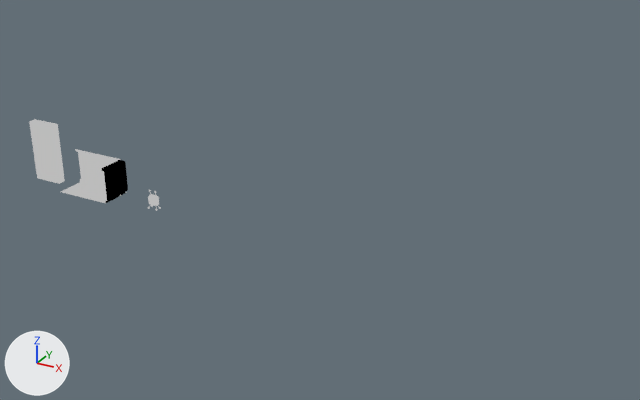
The Blender file Models/RoomAssets.blend as it was, and as the next commit left it.
One viewpoint serves both versions: a camera (50 mm lens) standing at (37.2, -39.2, 22.6) and looking at (15.0, 1.2, 2.4). Arrows for +X, +Y and +Z are at lower left; the lights stay in place.
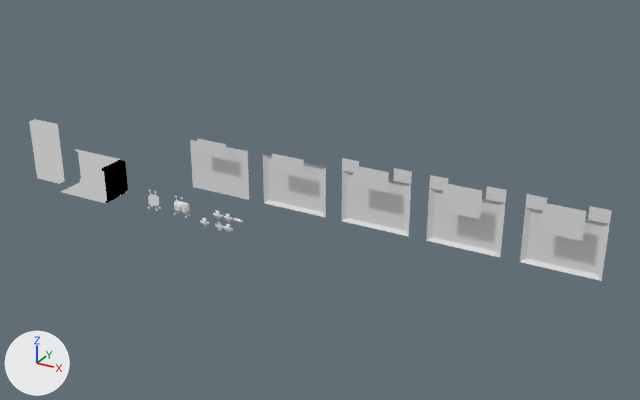
Changed parts and their boxes (x1, y1, x2, y2) in the pictures (640 x 400 px):
'Plane.010', added: after (520, 194, 612, 281)
'Plane.009', added: after (426, 175, 507, 257)
'Plane.008', added: after (342, 158, 412, 237)
'Plane.007', added: after (263, 153, 326, 217)
'Plane.006', added: after (190, 139, 249, 200)
'Cube.004', added: after (174, 196, 190, 218)
'Cube.005', added: after (200, 218, 210, 228)
'Cube.007', added: after (223, 224, 233, 234)
'Cube.009', added: after (213, 210, 223, 220)
'Cube.008', added: after (223, 213, 233, 223)
'Cube.006', added: after (215, 221, 224, 231)

The change, as a diff of the scene's bpy script:
```diff
--- a/Models/RoomAssets.blend.py
+++ b/Models/RoomAssets.blend.py
@@ me_cube_005 @@
+me_cube_005.from_pydata([(-0.1, -0.29, -0.3), (-0.1, -0.3, 0.3), (0.1, -0.3, 0.3), (0.1, -0.3, -0.3), (-0.1, -0.297, 0.1), (-0.1, -0.293, -0.1), (0.1, -0.3, 0.1), (0.1, -0.3, -0.1), (-0.3, -0.297, 0.1), (-0.3, -0.293, -0.1), (0.3, -0.3, 0.1), (0.3, -0.3, -0.1)], [], [(5, 0, 3, 7), (1, 4, 6, 2), (4, 5, 7, 6), (6, 7, 11, 10), (5, 4, 8, 9)])
+me_cube_005.polygons.foreach_set('use_smooth', [True] * 5)
+me_cube_005.materials.append(mat_justgradient)  # its picture is missing
@@ me_plane_007 @@
+me_plane_007.from_pydata([(-2.0, 0.0, 0.0), (2.0, 0.0, 0.0), (-2.0, 0.0, 3.0), (2.0, 0.0, 3.0), (-1.0, -0.65, 2.55), (1.0, -0.65, 2.55), (-1.0, -0.65, 3.45), (1.0, -0.65, 3.45), (-1.72, 0.12, 2.78), (-1.72, 0.12, 0.22), (1.72, 0.12, 0.22), (1.72, 0.12, 2.78)], [], [(9, 10, 11, 8), (4, 5, 7, 6), (9, 8, 2, 0), (10, 9, 0, 1), (11, 10, 1, 3), (8, 11, 3, 2)])
+me_plane_007.materials.append(mat_justgradient)  # its picture is missing
@@ me_plane_006 @@
+me_plane_006.from_pydata([(-2.0, 0.0, 0.0), (2.0, 0.0, 0.0), (-2.0, 0.0, 3.0), (2.0, 0.0, 3.0), (-1.0, -0.65, 2.55), (1.0, -0.65, 2.55), (-1.0, -0.65, 3.45), (1.0, -0.65, 3.45)], [], [(0, 1, 3, 2), (4, 5, 7, 6)])
+me_plane_006.materials.append(mat_justgradient)  # its picture is missing
@@ ob_cube_009 @@
+ob_cube_009 = bpy.data.objects.new('Cube.009', me_cube_008)  # 25 vertices, 22 faces; spans x -0.33..0.3, y -0.4..-0.3, z -0.3..0.33; in mat_justgradient (its picture is missing)
+ob_cube_009.location = (9.0, 0.0, 0.7)
@@ ob_cube_008 @@
+ob_cube_008 = bpy.data.objects.new('Cube.008', me_cube_007)  # 25 vertices, 22 faces; spans x -0.299..0.3, y -0.395..-0.3, z -0.3..0.299; in mat_justgradient (its picture is missing)
+ob_cube_008.location = (9.7, 0.0, 0.7)
@@ ob_cube_007 @@
+ob_cube_007 = bpy.data.objects.new('Cube.007', me_cube_006)  # 24 vertices, 22 faces; spans x -0.33..0.3, y -0.4..-0.3, z -0.3..0.33; in mat_justgradient (its picture is missing)
+ob_cube_007.location = (9.7, 0.0, 0.0)
@@ ob_cube_006 @@
+ob_cube_006 = bpy.data.objects.new('Cube.006', me_cube_005)
+ob_cube_006.location = (9.0, 0.0, 0.0)
@@ ob_cube_005 @@
+ob_cube_005 = bpy.data.objects.new('Cube.005', me_cube_004)  # 24 vertices, 22 faces; spans x -0.33..0.3, y -0.4..-0.3, z -0.3..0.33; in mat_justgradient (its picture is missing)
+ob_cube_005.location = (8.0, 0.0, 0.0)
@@ ob_cube_004 @@
+ob_cube_004 = bpy.data.objects.new('Cube.004', me_cube_003)  # 523 vertices, 426 faces; spans x -0.369..0.67, y -0.397..0.113, z -0.03..1.234; in mat_justgradient (its picture is missing)
+ob_cube_004.location = (6.0, 0.0, 0.0)
@@ ob_plane_010 @@
+ob_plane_010 = bpy.data.objects.new('Plane.010', me_plane_010)  # 88 vertices, 62 faces; spans x -2.0..2.0, y -0.65..0.12, z 0.0..3.7; in mat_justgradient (its picture is missing)
+ob_plane_010.location = (29.0, 0.0, 2.0)
@@ ob_plane_009 @@
+ob_plane_009 = bpy.data.objects.new('Plane.009', me_plane_009)  # 88 vertices, 62 faces; spans x -2.0..2.0, y -0.65..0.12, z 0.0..3.7; in mat_justgradient (its picture is missing)
+ob_plane_009.location = (24.0, 0.0, 2.0)
@@ ob_plane_008 @@
+ob_plane_008 = bpy.data.objects.new('Plane.008', me_plane_008)  # 81 vertices, 56 faces; spans x -2.0..2.0, y -0.65..0.12, z 0.0..3.7; in mat_justgradient (its picture is missing)
+ob_plane_008.location = (19.0, 0.0, 2.0)
@@ ob_plane_007 @@
+ob_plane_007 = bpy.data.objects.new('Plane.007', me_plane_007)
+ob_plane_007.location = (14.0, 0.0, 2.0)
@@ ob_plane_006 @@
+ob_plane_006 = bpy.data.objects.new('Plane.006', me_plane_006)
+ob_plane_006.location = (9.0, 0.0, 2.0)
```
